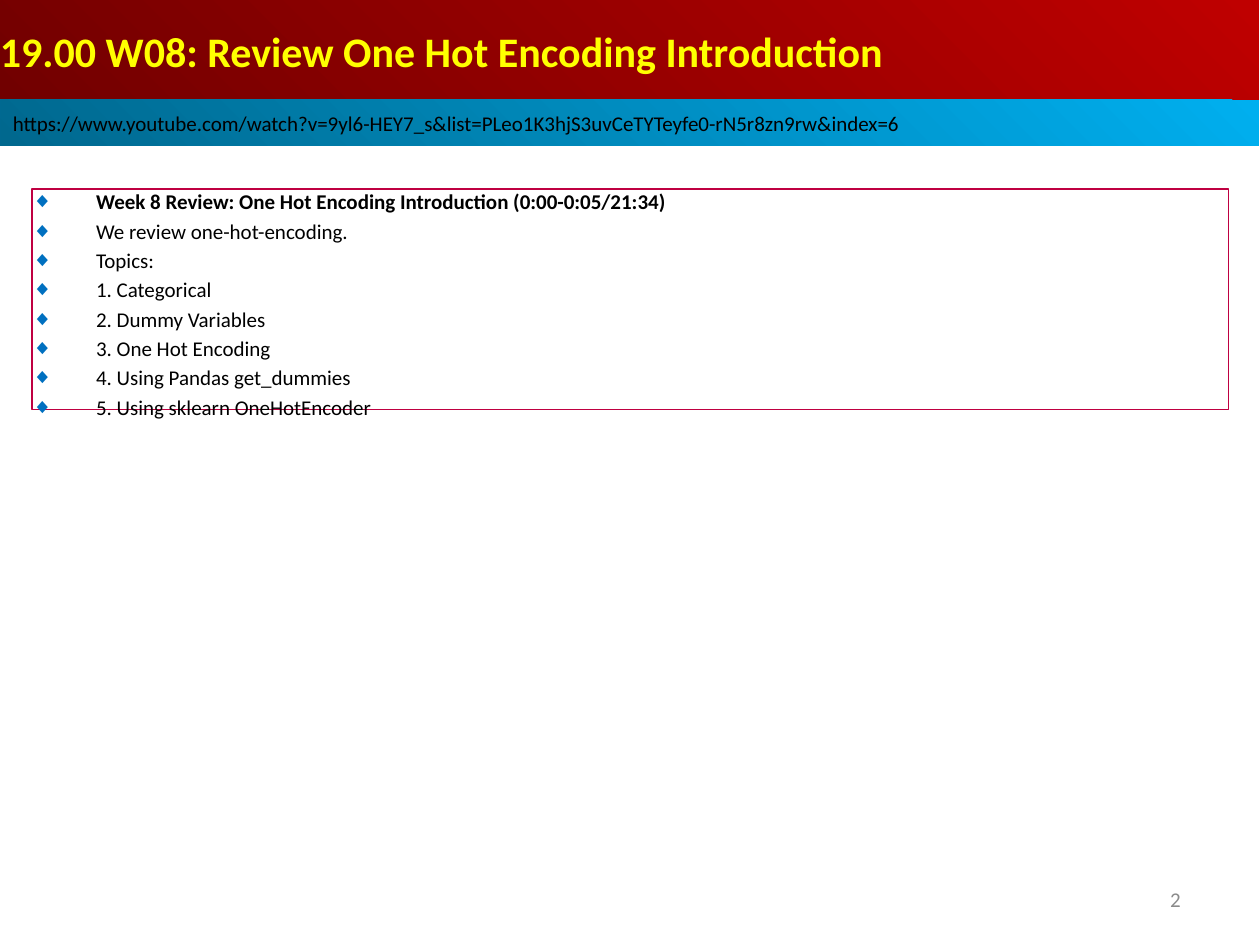
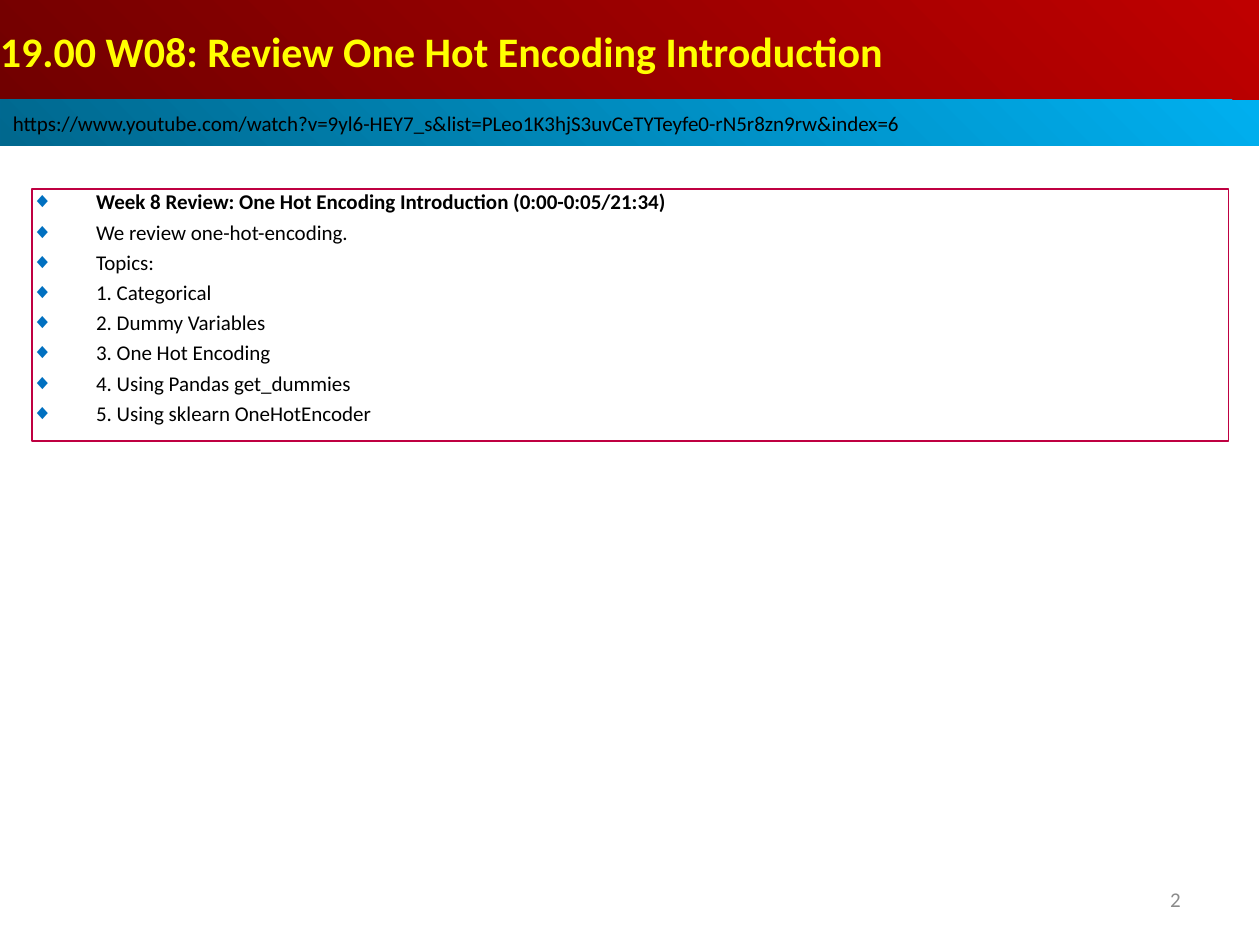
Before and after one commit to peterhchen/AIU_CS512_DL, a slide deck: slide 2 of 000_Lecture_Project/week09/001_Video/19.00_w08_review_OneHotEncoding.ppt. Drawn at 1260x945 pixels with LibreOffice and Linux fonts; fonts in the diff are those of the drawing. Boxes give left, top, right and bottom in pixels: in the first picture for what was removed or moved away, otherwise in the second. Text is boxed around its words. In the diff, an @@ line names an element or a change of style, - is before the commit and + after.

```diff
--- a/000_Lecture_Project/week09/001_Video/19.00_w08_review_OneHotEncoding.ppt
+++ b/000_Lecture_Project/week09/001_Video/19.00_w08_review_OneHotEncoding.ppt
@@ rectangle "Week 8 Review: One Hot ...": place and size @@
-rectangle "Week 8 Review: One Hot ..." at (32, 189, 1228, 410)
+rectangle "Week 8 Review: One Hot ..." at (32, 189, 1228, 441)
```
Also in this commit, not shown: 3 other slides changed, 1 slide added.
